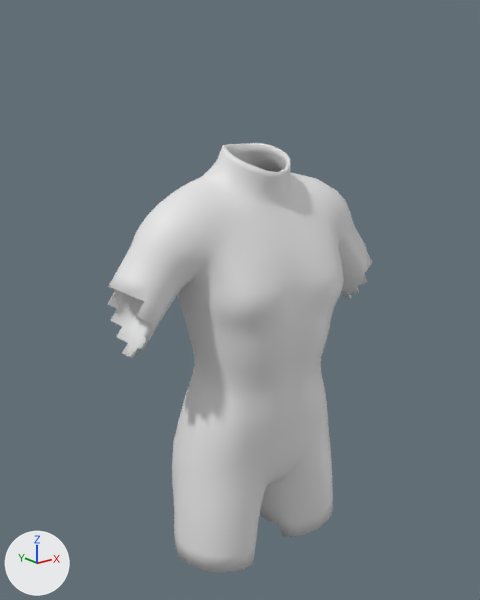
What one commit did to the FBX model unity/Assets/Art/Chars/Garments/seek_servant.fbx.
Rendered twice from a camera (50 mm lens) standing at (-0.87, -1.067, 1.689) and looking at (-0.021, -0.006, 1.264). The lights are fixed; the arrows at lower left show +X, +Y and +Z. The older version comes first.

Names of what the first picture shows: 'garment_seek_servant'.
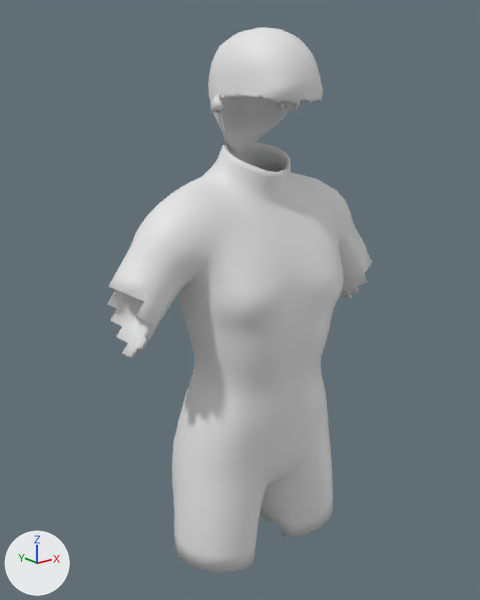
Pixel boxes (x1, y1, x2, y2) of what changed, in the pictures (480 x 600 px):
'garment_seek_servant', reshaped (27% taller): before (108, 143, 373, 573); after (108, 27, 373, 573)
part 1 of me_garment_seek_servant, added: after (208, 27, 323, 152)

The change, as a diff of the scene's bpy script:
```diff
--- a/unity/Assets/Art/Chars/Garments/seek_servant.fbx.py
+++ b/unity/Assets/Art/Chars/Garments/seek_servant.fbx.py
@@ mat_hair @@
+mat_hair = principled_material('hair')
+mat_hair.base_color = (0.8, 0.8, 0.8)  # white #e7e7e7
@@ me_garment_seek_servant @@
 # used by ob_garment_seek_servant; location = (0.0, 0.0, 0.0)
-me_garment_seek_servant.from_pydata(...)  # 2872 vertices, 2878 faces; spans x -0.327..0.327, y -0.176..0.112, z 0.679..1.587
+me_garment_seek_servant.from_pydata(...)  # 5022 vertices, 5034 faces; spans x -0.327..0.327, y -0.176..0.112, z 0.679..1.803
+# me_garment_seek_servant part 1: a new loose piece of 1706 vertices spanning x -0.11..0.11, y -0.169..0.067, z 1.57..1.803, in mat_hair (white #e7e7e7)
+# other edits to the shape of me_garment_seek_servant do not show in these pictures
 me_garment_seek_servant.materials.append(mat_cloth)
+me_garment_seek_servant.materials.append(mat_hair)  # white #e7e7e7
```
